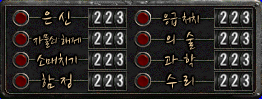
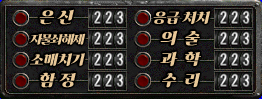
Comparing the layer stacks of the two 262×99 images. Changes:
painted on "수 리" over [162, 73, 200, 89]
painted on "과 학" over [160, 51, 201, 68]
painted on "의 술" over [160, 30, 200, 50]
painted on "응급 처치" over [153, 11, 211, 27]
painted on "함 정" over [40, 72, 76, 89]
painted on "소매치기" over [30, 53, 85, 66]
painted on "자물쇠 해제" over [29, 33, 86, 48]
painted on "은 신" over [39, 9, 74, 26]
